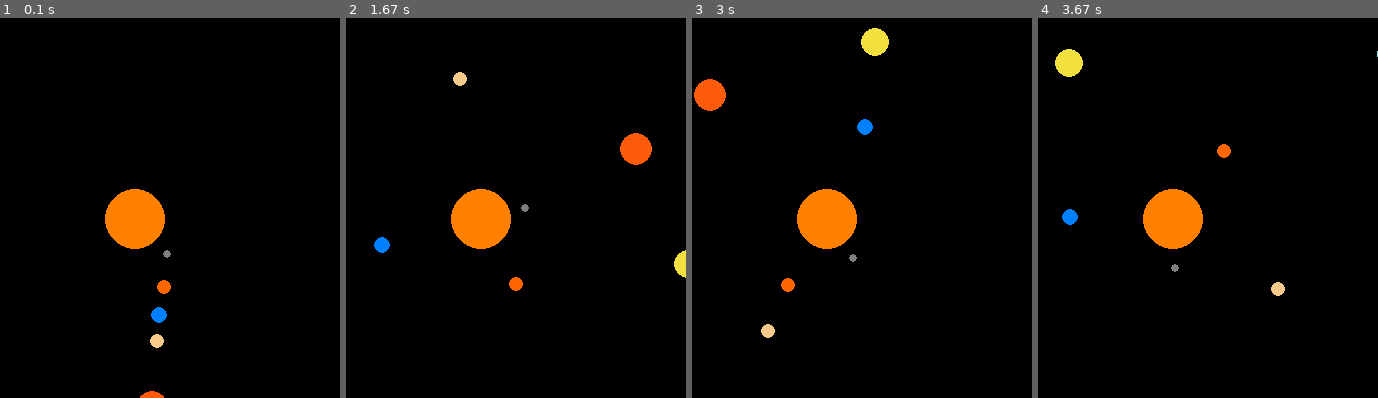
Above: before the commit, frames 1-4 (left to right).
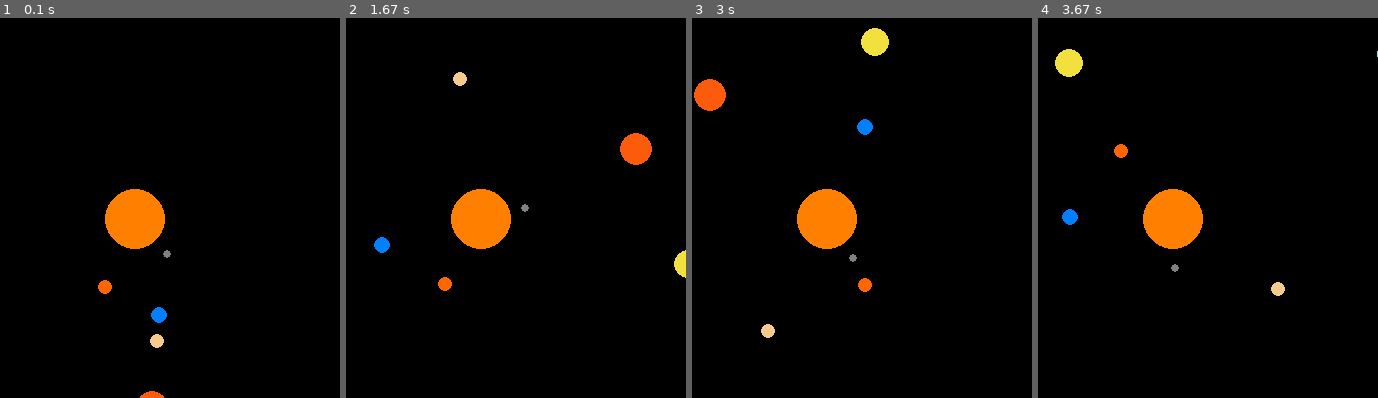
Above: after the commit, the same moments.

Repository: myhotchoc/Space-Simulator
Game: pygame game, started from Gravity v3.py
The game is run twice, just before and just after one commit, with the same random seed, the same clock (stepped at 60 frames per second) and the same inputs.
Inputs:
- Up to frame 1 (0.1 s): no input
- Up to frame 2 (1.67 s): no input
- Up to frame 3 (3 s): no input
- Up to frame 4 (3.67 s): no input
The pictures show only the part of the screen within x 25-74%, y 21-71%; the shares and areas given below are measured in that part.

The runs differ from the first frame. In frame 1, 0.2% of the frame differs, in the area x 28-51%, y 68-73%; in frame 2, 0.2%; in frame 3, 0.2%; in frame 4, 0.2%.

Commit message:
Update Gravity v3.py

Diff:
--- a/Gravity v3.py
+++ b/Gravity v3.py
@@ -138,6 +138,7 @@
         self.px += self.vx * timestep
 
         ## Adds current position to list of all positions
+        ## Comment me out to stop the planet trails
         self.past.append([self.px, self.py])
 
 
@@ -161,7 +162,7 @@
 sun = Body(sun_mass, centre[0], centre[1], 0, 0, ORANGE, sun_radius)
 
 mercury = Body(mercury_mass, centre[0], centre[1]+mercury_to_sun, mercury_speed, 0, mercury_col, mercury_radius)
-venus = Body(venus_mass, centre[0], centre[1]+venus_to_sun, venus_speed, 0, venus_col, venus_radius)
+venus = Body(venus_mass, centre[0], centre[1]+venus_to_sun, -venus_speed, 0, venus_col, venus_radius)
 earth = Body(earth_mass, centre[0], centre[1]+earth_to_sun, earth_speed, 0, earth_col, earth_radius)
 mars = Body(mars_mass, centre[0], centre[1]+mars_to_sun, mars_speed, 0, mars_col, mars_radius)
 jupiter = Body(jupiter_mass, centre[0], centre[1]+jupiter_to_sun, jupiter_speed, 0, jupiter_col, jupiter_radius)
